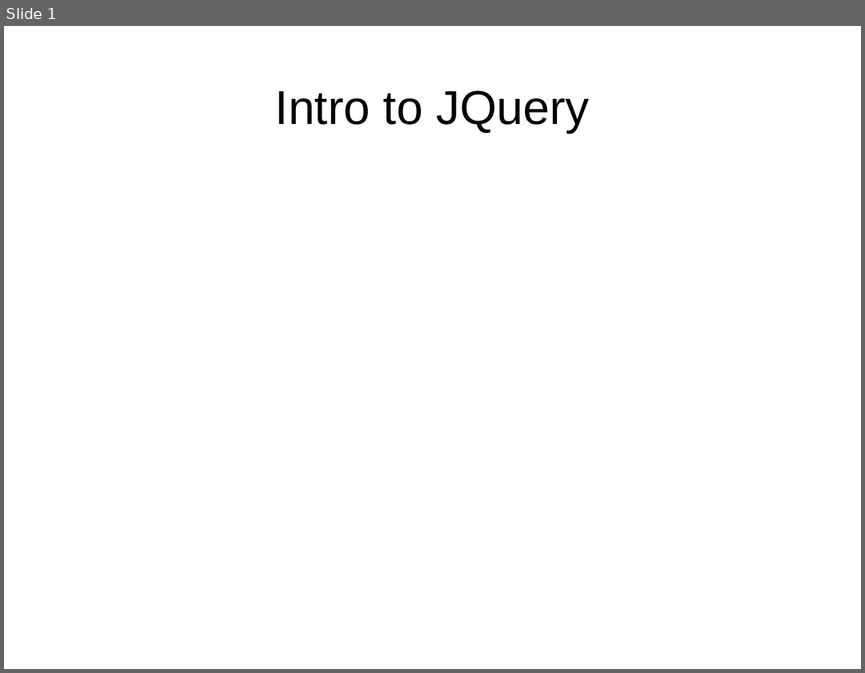
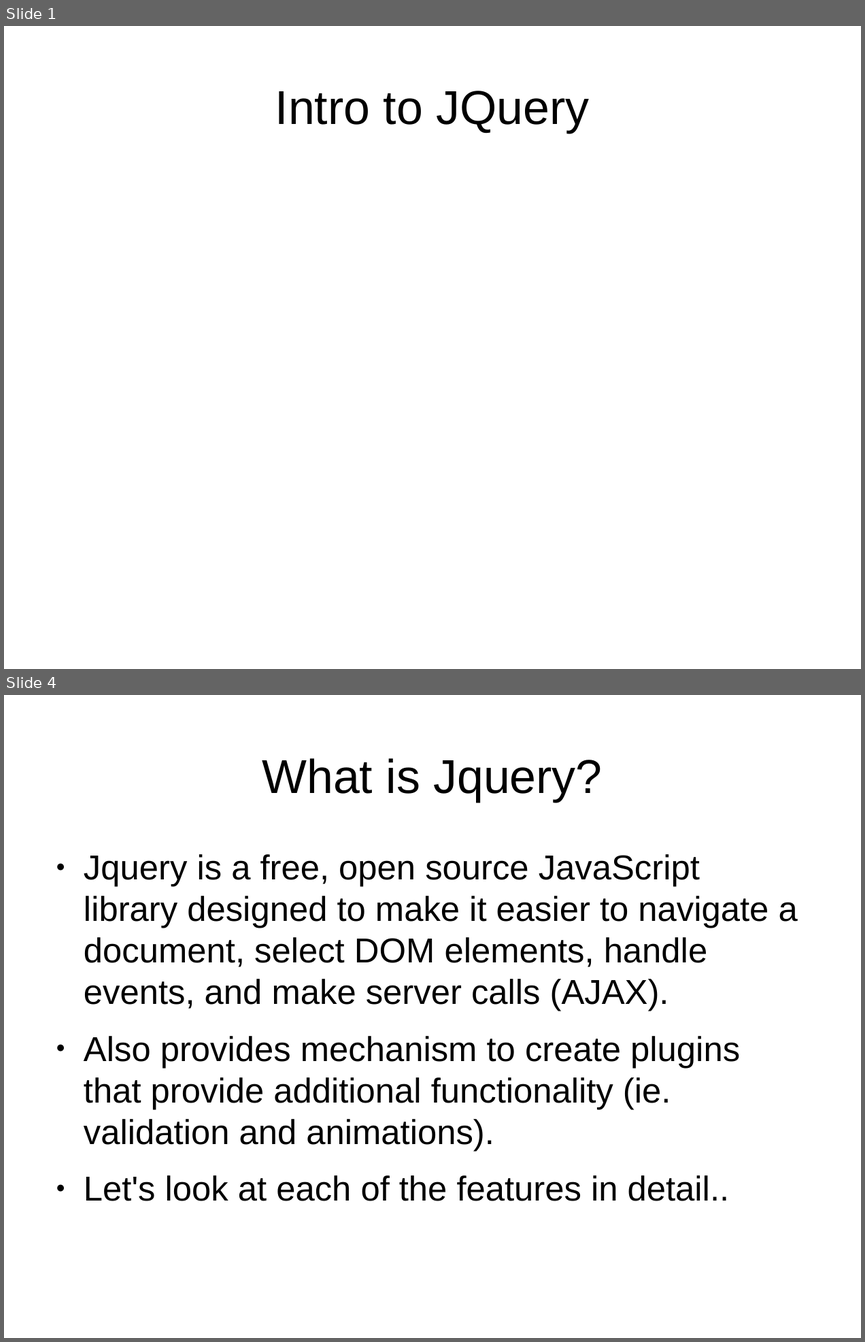
Before and after one commit to tomafc330/presentations, a slide deck: jquery/presentation.odp. Shown one above the other, each under a label of ours: slide 1 before the commit, slides 1 and 4 after it; the slides between them are not shown. The pictures are 865x673 and 865x1342 pixels, drawn with LibreOffice and Linux fonts; fonts in the diff are those of the drawing. Boxes give left, top, right and bottom in pixels: in the first picture for what was removed or moved away, otherwise in the second. Text is boxed around its words. In the diff, an @@ line names an element or a change of style, - is before the commit and + after.

```diff
--- a/jquery/presentation.odp
+++ b/jquery/presentation.odp
@@ slide 4 added at (4,695,861,1338), background #FFFFFF @@
@@ title added at (262,758,602,802), 44 pt, text #000000 @@
+What is Jquery?
@@ text added at (84,854,798,1201), 32 pt, text #000000 @@
+● Jquery is a free, open source JavaScript library designed to make it easier to navigate a document, select DOM elements, handle events, and make server calls (AJAX).
+● Also provides mechanism to create plugins that provide additional functionality (ie. validation and animations).
+● Let's look at each of the features in detail..
```
Also in this commit, not shown: 1 slide changed, 3 other slides added, 1 slide removed, 1 other file.
